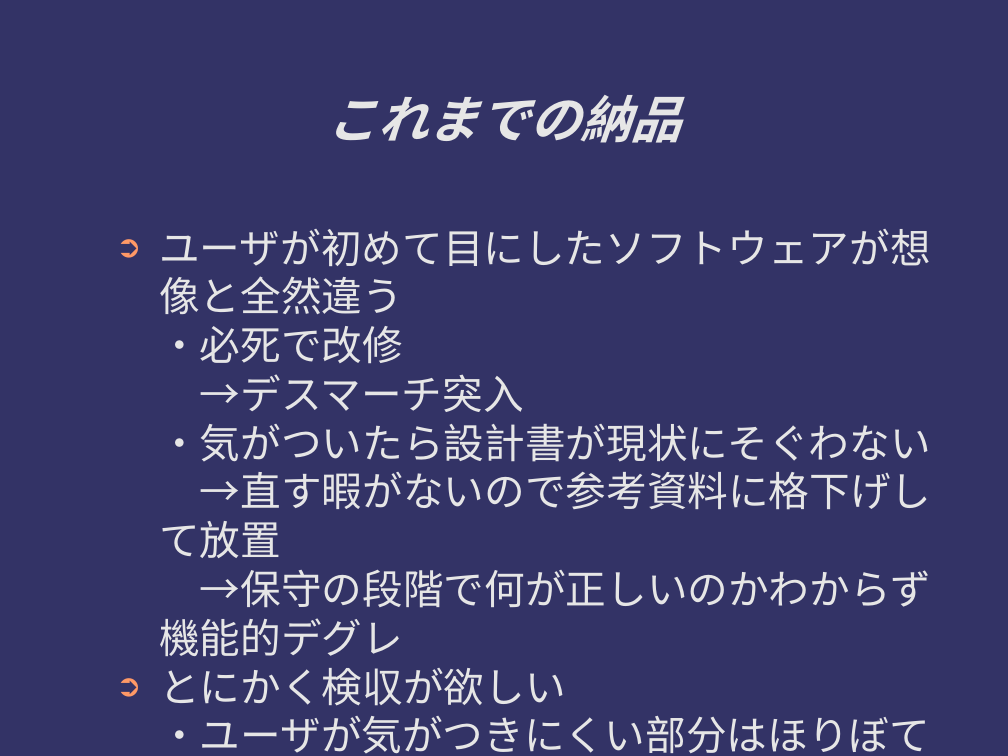
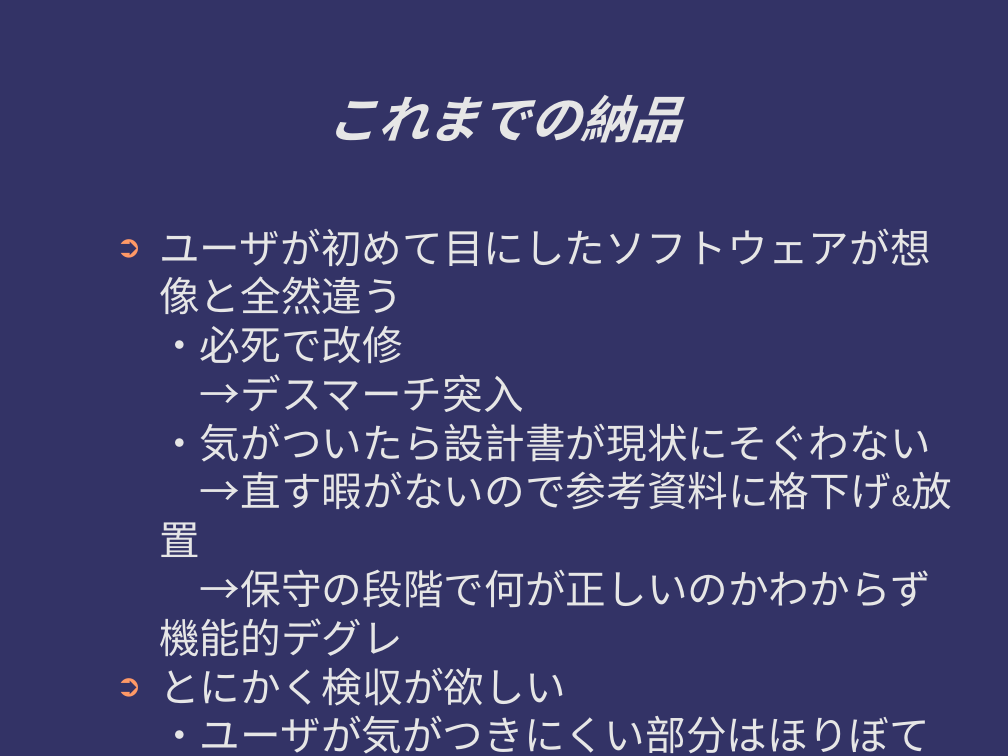
Before and after one commit to ichylinux/daddy, a slide deck: slide 8 of doc/concept.odp. Drawn at 1008x756 pixels with LibreOffice and Linux fonts; fonts in the diff are those of the drawing. Boxes give left, top, right and bottom in pixels: in the first picture for what was removed or moved away, otherwise in the second. Text is boxed around its words. In the diff, an @@ line names an element or a change of style, - is before the commit and + after.

```diff
--- a/doc/concept.odp
+++ b/doc/concept.odp
@@ text at [159, 229, 953, 656]: text changed @@
-➲ ユーザが初めて目にしたソフトウェアが想像と全然違う
-  ・必死で改修
-  →デスマーチ突入
-  ・気がついたら設計書が現状にそぐわない
-  →直す暇がないので参考資料に格下げして放置
-  →保守の段階で何が正しいのかわからず機能的デグレ
+➲ ユーザが初めて目にしたソフトウェアが想像と全然違う
+  ・必死で改修
+  →デスマーチ突入
+  ・気がついたら設計書が現状にそぐわない
+  →直す暇がないので参考資料に格下げ&放置
+  →保守の段階で何が正しいのかわからず機能的デグレ
```
Also in this commit, not shown: 4 other slides changed, 5 slides added.
